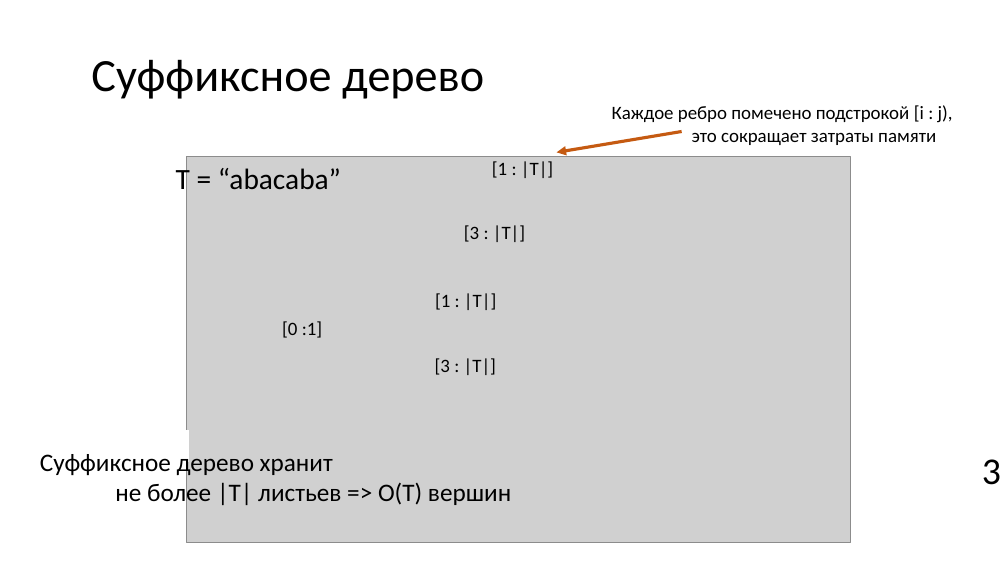
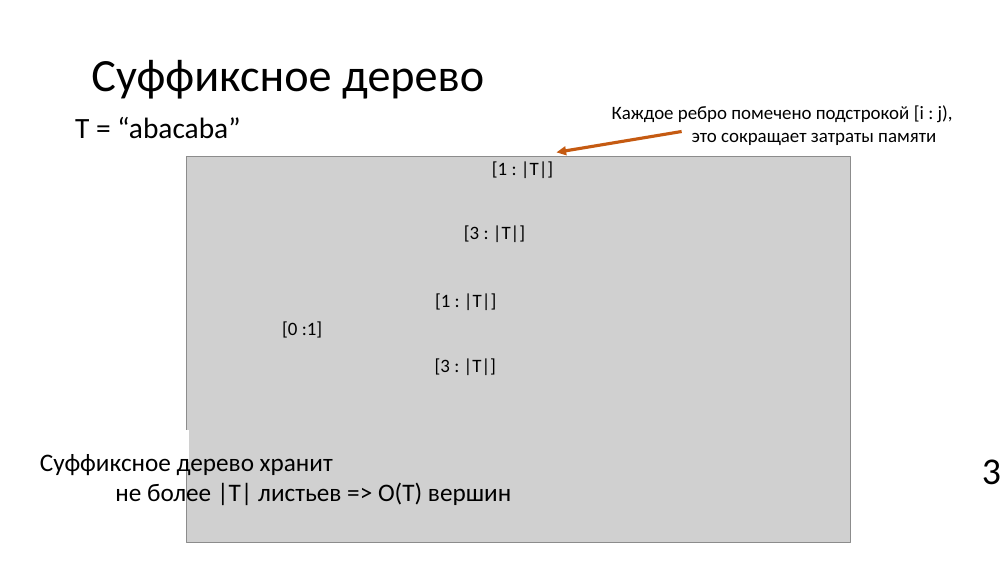
Before and after one commit to Pompon-Den/Suff-Tree-Algorithm-Ykkonen, a slide deck: slide 4 of Algorithm Ukkonena.pptx. Drawn at 1008x567 pixels with LibreOffice and Linux fonts; fonts in the diff are those of the drawing; grey boxes stand for pictures; background and template pictures are left out. Boxes give left, top, right and bottom in pixels: in the first picture for what was removed or moved away, otherwise in the second. Text is boxed around its words. In the diff, an @@ line names an element or a change of style, - is before the commit and + after.

```diff
--- a/Algorithm Ukkonena.pptx
+++ b/Algorithm Ukkonena.pptx
@@ text "T = “abacaba”" rewrapped from [176, 165, 341, 197] to [75, 117, 240, 139] @@
```
Also in this commit, not shown: 1 other slide changed, 4 other files.
